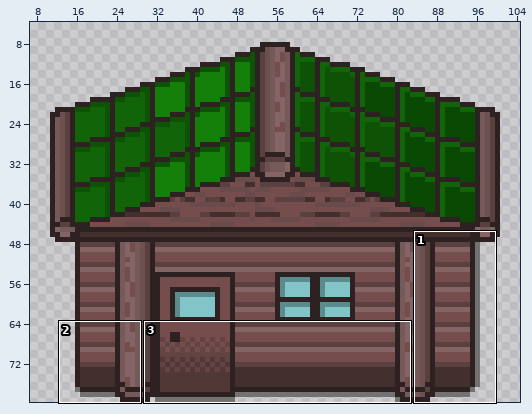
Sprite sheet: Fantasy Balkan Simulator/sprites/green_house_sprite/297e3d64-d2bb-4fb0-8dd5-dd91f4c4bb35.png. Above, an overview of the earlier version with the close-up marked.
Close-up. First the earlier version:
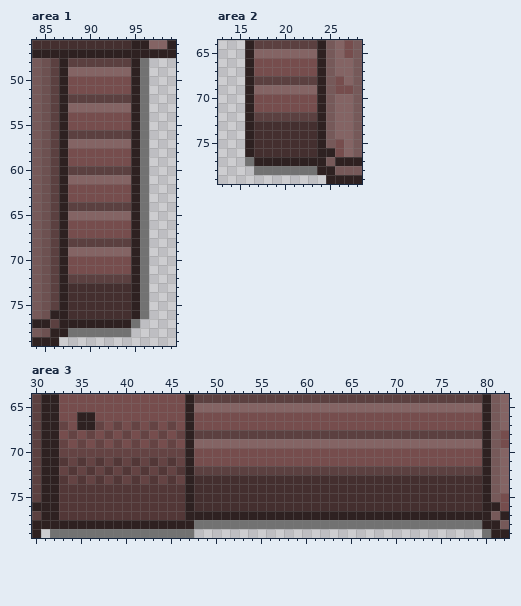
The file is 112x80 pixels. Shown: area 1: x 84..99, y 46..79; area 2: x 13..28, y 64..79; area 3: x 30..82, y 64..79. The wide view leaves out empty margins.
Now the later version:
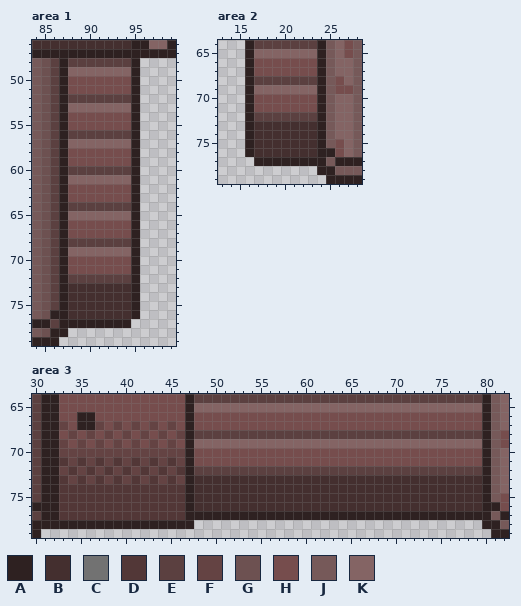
Palette (. is transparent): A #2e2121  B #442f2f  C #727272  D #523737  E #5b4040  F #644343  G #6d5151  H #764d4d  J #765959  K #846464
Difference:
Area 1:
y 48..76: x 96 C -> .
y 77: x 95 C -> .
y 78: x 88..94 CCCCCCC -> .......
Area 2:
y 77: x 16 C -> .
y 78: x 17..23 CCCCCCC -> .......
Area 3:
y 78: x 48..79 CCCCCCCCCCCCCCCCCCCCCCCCCCCCCCCC -> ................................
y 79: x 32..47 CCCCCCCCCCCCCCCC -> ................; x 80 C -> .
